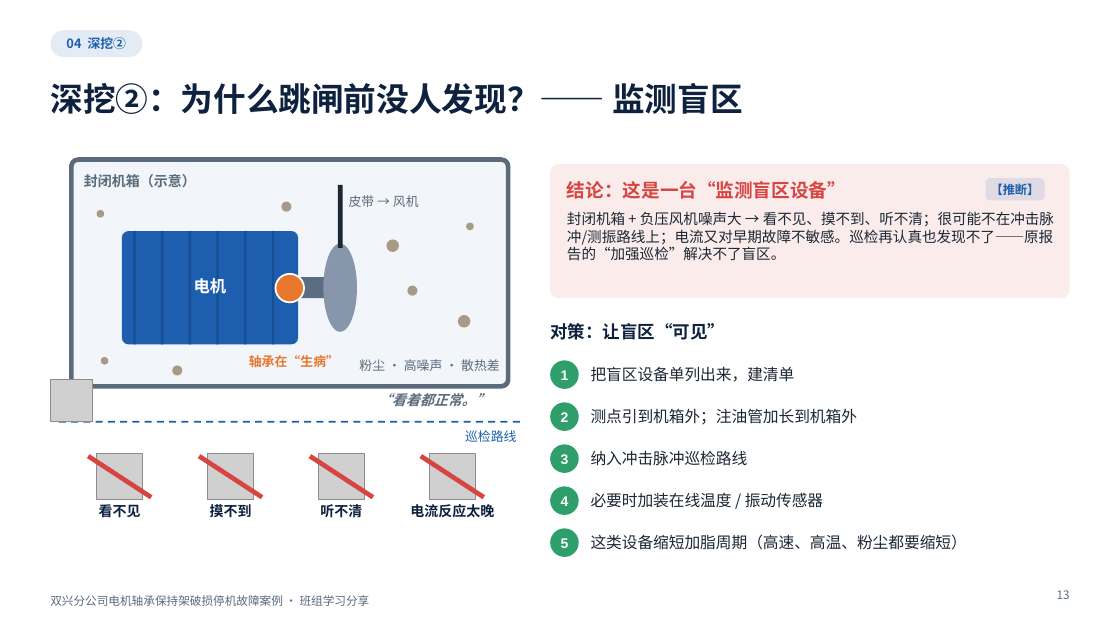
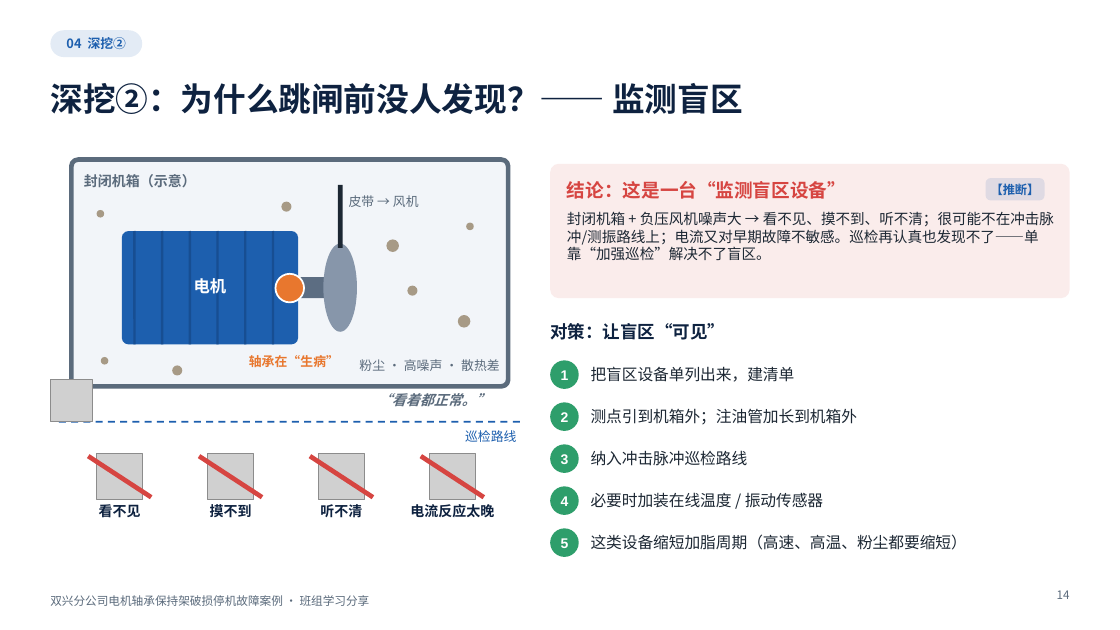
Before and after one commit to tdhvfrtz2r-netizen/YUGAFU, a slide deck: slide 14 of bearing_case_v2/out/bearing_case_v2.pptx (slide 13 before the commit). Drawn at 1120x630 pixels with LibreOffice and Linux fonts; fonts in the diff are those of the drawing; grey boxes stand for pictures; background and template pictures are left out. Boxes give left, top, right and bottom in pixels: in the first picture for what was removed or moved away, otherwise in the second. Text is boxed around its words. In the diff, an @@ line names an element or a change of style, - is before the commit and + after.

```diff
--- a/bearing_case_v2/out/bearing_case_v2.pptx
+++ b/bearing_case_v2/out/bearing_case_v2.pptx
@@ text at (x1=567, y1=211, x2=1054, y2=260): text changed @@
-封闭机箱 + 负压风机噪声大 → 看不见、摸不到、听不清；很可能不在冲击脉冲/测振路线上；电流又对早期故障不敏感。巡检再认真也发现不了——原报告的“加强巡检”解决不了盲区。
+封闭机箱 + 负压风机噪声大 → 看不见、摸不到、听不清；很可能不在冲击脉冲/测振路线上；电流又对早期故障不敏感。巡检再认真也发现不了——单靠“加强巡检”解决不了盲区。
@@ page number at (x1=1057, y1=590, x2=1070, y2=599): text changed @@
-13
+14
```
Also in this commit, not shown: 8 other slides changed, 1 slide added, 11 other files.
